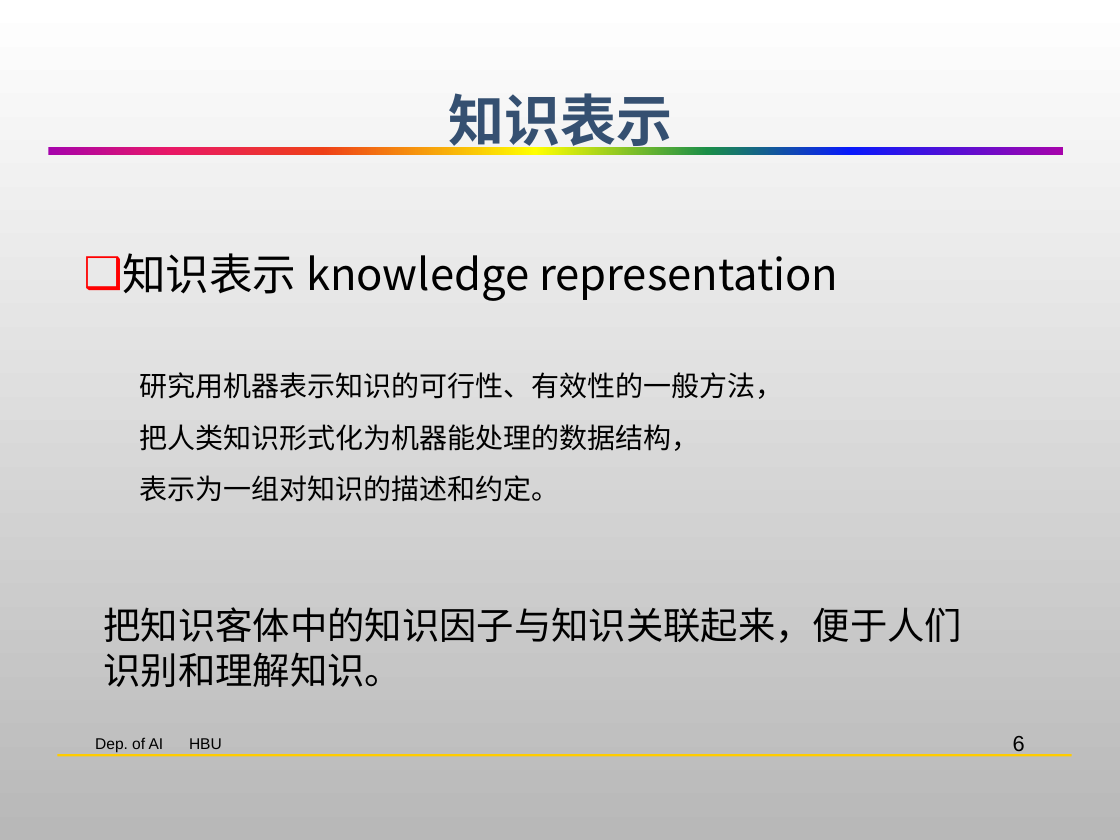
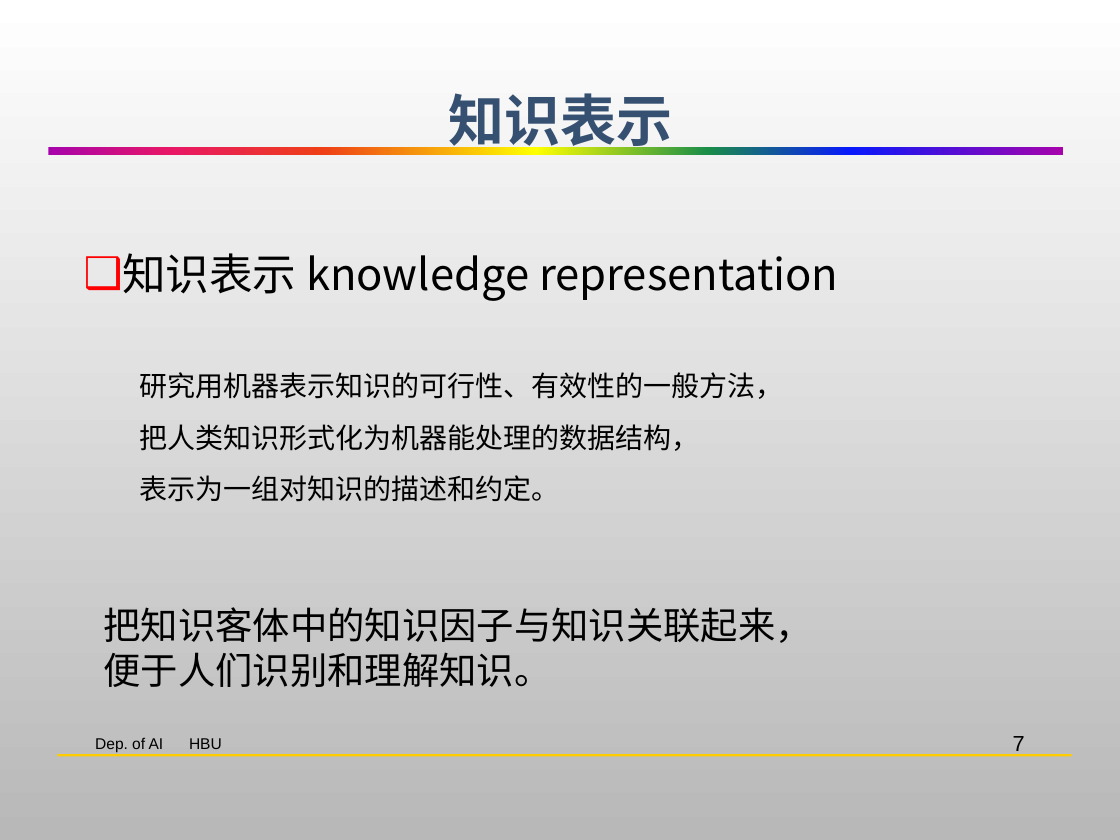
Before and after one commit to HBU/Artificial_Intelligence, a slide deck: slide 7 of AI-PPT-史忠植/AI02知识表示.pptx (slide 6 before the commit). Drawn at 1120x840 pixels with LibreOffice and Linux fonts; fonts in the diff are those of the drawing; background and template pictures are left out. Boxes give left, top, right and bottom in pixels: in the first picture for what was removed or moved away, otherwise in the second. Text is boxed around its words. In the diff, an @@ line names an element or a change of style, - is before the commit and + after.

```diff
--- a/AI-PPT-史忠植/AI02知识表示.pptx
+++ b/AI-PPT-史忠植/AI02知识表示.pptx
@@ text at (103,607,812,687): text changed @@
-把知识客体中的知识因子与知识关联起来，便于人们识别和理解知识。
+把知识客体中的知识因子与知识关联起来，
+便于人们识别和理解知识。
@@ page number at (1013,736,1025,756): text changed @@
-6
+7
```
Also in this commit, not shown: 1 other slide changed, 1 slide added.
